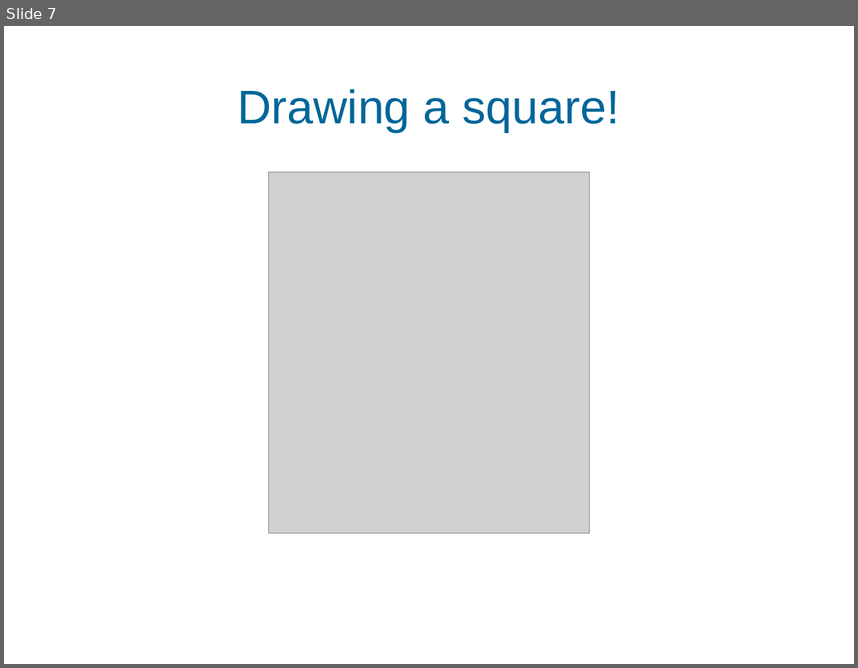
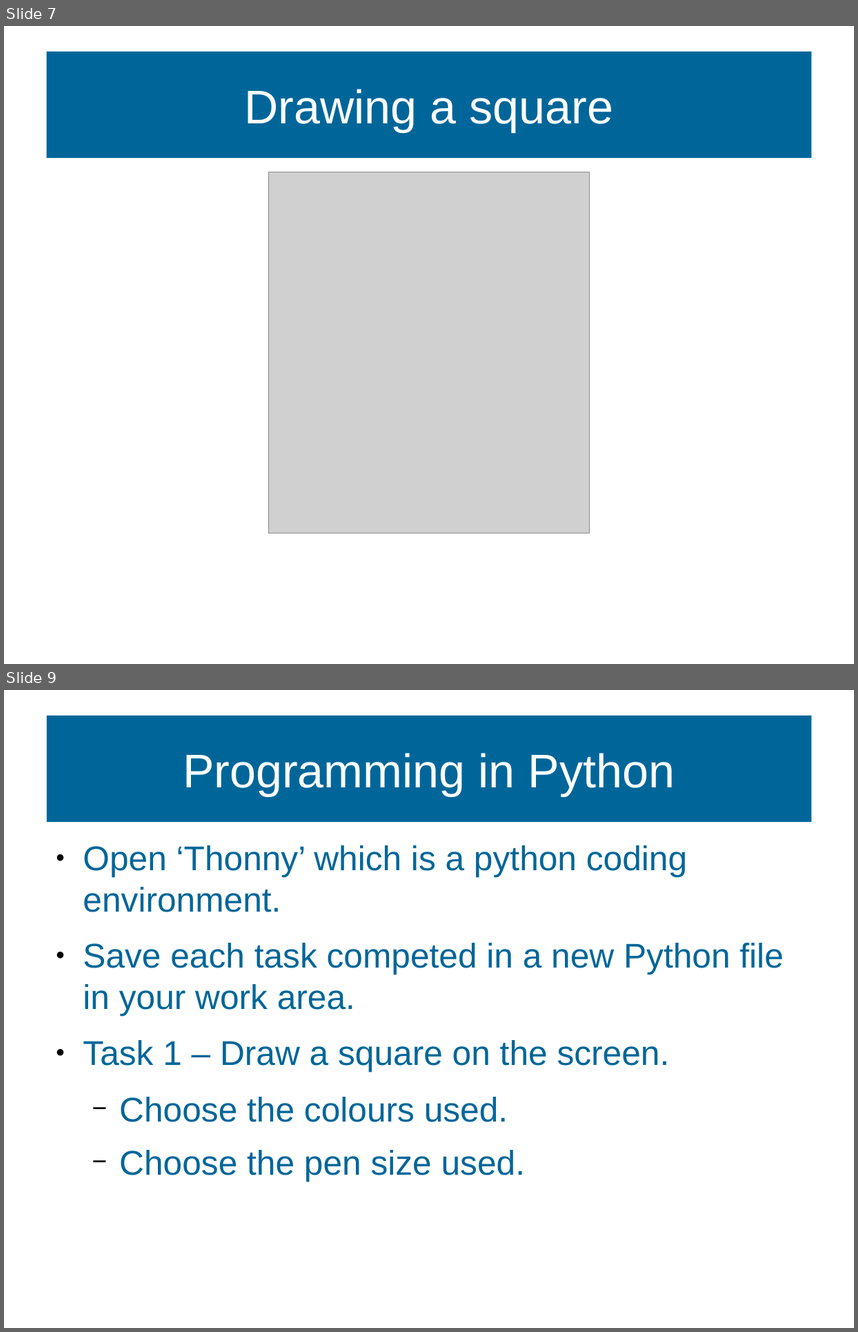
Before and after one commit to MarkGadsby/TeachingNotes, a slide deck: GeneralTextFiles/Markdown_BSC_Notes/Slides_HoneyCombe.odp. Shown one above the other, each under a label of ours: slide 7 before the commit, slides 7 and 9 after it; the slides between them are not shown. The pictures are 858x668 and 858x1332 pixels, drawn with LibreOffice and Linux fonts; fonts in the diff are those of the drawing; grey boxes stand for pictures; background and template pictures are left out. Boxes give left, top, right and bottom in pixels: in the first picture for what was removed or moved away, otherwise in the second. Text is boxed around its words. In the diff, an @@ line names an element or a change of style, - is before the commit and + after.

```diff
--- a/GeneralTextFiles/Markdown_BSC_Notes/Slides_HoneyCombe.odp
+++ b/GeneralTextFiles/Markdown_BSC_Notes/Slides_HoneyCombe.odp
@@ slide 9 added at [4,690,854,1328], background #FFFFFF @@
@@ title added at [46,716,812,822], fill #006699, 44 pt, text #FFFFFF @@
+Programming in Python
@@ text added at [83,845,783,1181], 32 pt, text #006699 @@
+● Open ‘Thonny’ which is a python coding environment.
+● Save each task competed in a new Python file in your work area.
+● Task 1 – Draw a square on the screen.
+  − Choose the colours used.
+  − Choose the pen size used.
@@ slide 7 changed as well @@
@@ title "Drawing a square": place and size @@
-title "Drawing a square" at [238,89,620,132]
+title "Drawing a square" at [46,52,812,158]
@@ title "Drawing a square" at [46,52,812,158]: fill none to #006699 @@
@@ title at [244,89,613,132]: text changed; text colour #006699 to #FFFFFF @@
-Drawing a square!
+Drawing a square
```
Also in this commit, not shown: 9 other slides changed, 3 other slides added, 1 slide removed, 3 other files.
